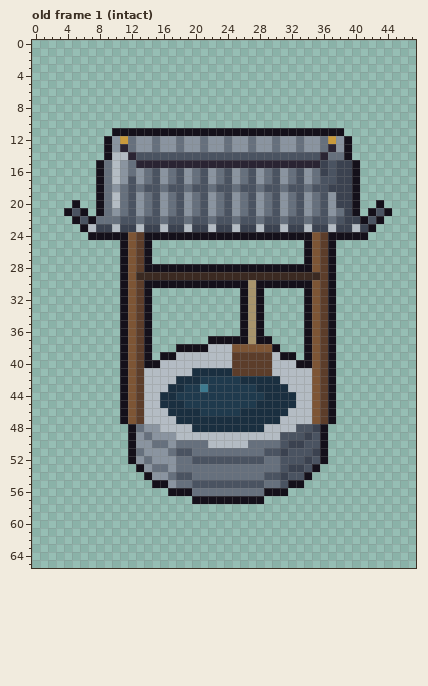
A pixel-art file gets an edit: art/mockup/angle/well.aseprite. Above, as it was before the edit.
48x66 pixels, 1 frame. Shown: old frame 1 (intact). The commit also changed other frames, which this record leaves out.
After the commit:
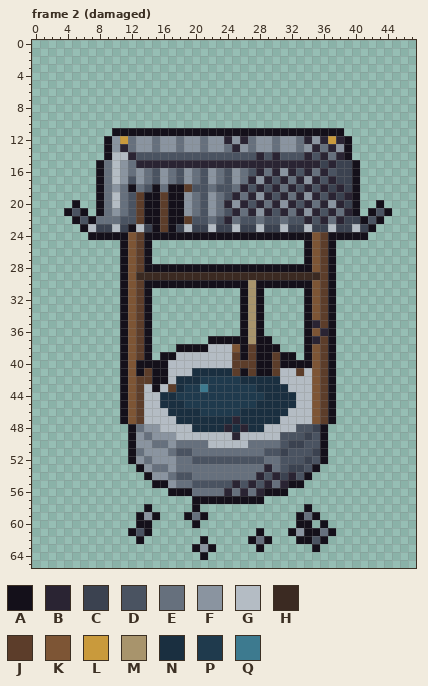
Palette (. is transparent): A #14101a  B #2a2433  C #3b4250  D #4a5361  E #66707d  F #8a94a0  G #b4bcc4  H #3b2a22  J #5c3d2a  K #7d5535  L #c99a3c  M #a8946c  N #1a2f40  P #1f3a4d  Q #3d7a8f
A new or re-ordered frame is compared with the old frame closest to it.
Edits made:
frames 1 -> 4
Changed rows in their new state; - is an unchanged pixel.
Frame 2 (damaged) is new; against old frame 1 (intact):
first column x 12:
12 ------------B-B-------B-B-B-
13 -------------B---------B----
14 ----------------B-B---B---B-
15 -------------------------B--
16 ----------------B-B-B-B-B---
17 ---------------B-B-B-B-B-B--
18 A--A-AAJ------B-B-B-B-B-B-B-
19 -JAAJAA------B-B-B-B-B-B-B-B
20 -JAAJAA-----B-B-B-B-B-B-B-B-
21 -JAAJAA------B-B-B-B-B-B-B-B
22 -JAAJAAJ----B---------B-B-B-
23 A--AJA----------------------
first column x 13:
35 ----------------------B-
36 -----------------------B
37 ----------------------B-
38 -------------AJAA-------
39 -------------A-AAJ------
40 A--A-----------AAJAA----
41 AJAA---------A-AAJ--J---
42 -JAA--------------------
43 --A-J-------------------
first column x 24:
47 -B-
48 B-B
49 -B-
first column x 12:
53 -----------------B--------
54 ----------------B-B-B-----
55 -------------B-B-B-B------
56 ------------B-B-B---------
58 --A-----A-------------A---
59 -AFA---AEA-----------AEA--
60 -AA-----A------------AA-A-
61 ADA-------------A---AFAAEA
62 -A-------A-----AEA---AADA-
63 --------AFA-----A------A--
64 ---------A----------------
Changed places in both pictures, as pixel boxes (x1, y1, x2, y2):
changed: (224, 136, 352, 224)
changed: (128, 184, 192, 232)
changed: (240, 320, 328, 376)
changed: (136, 360, 176, 392)
changed: (128, 416, 336, 560)
